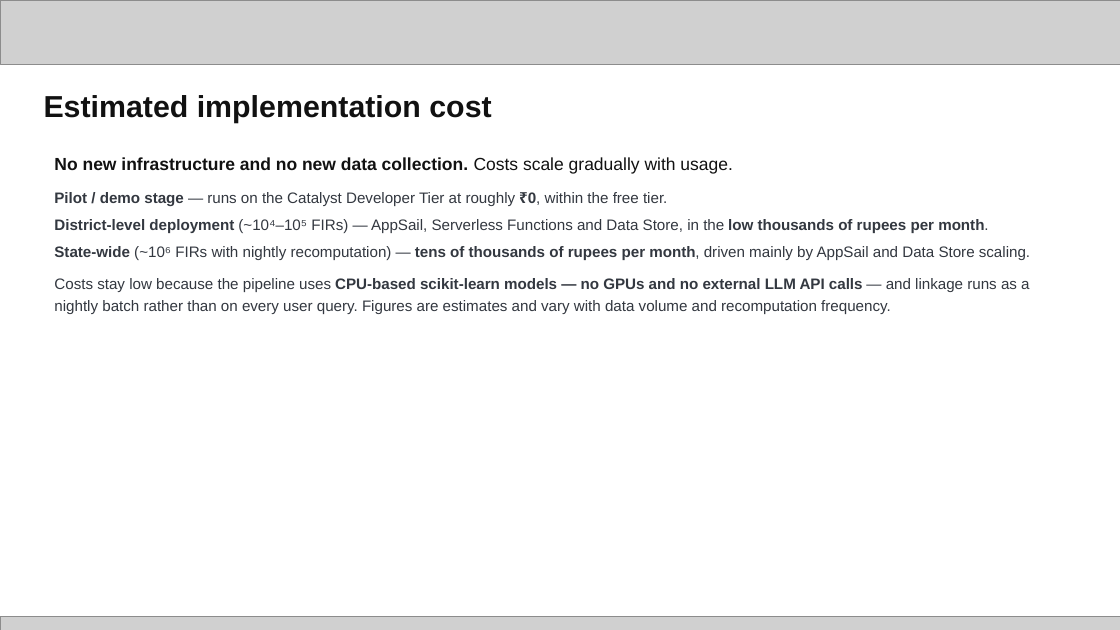
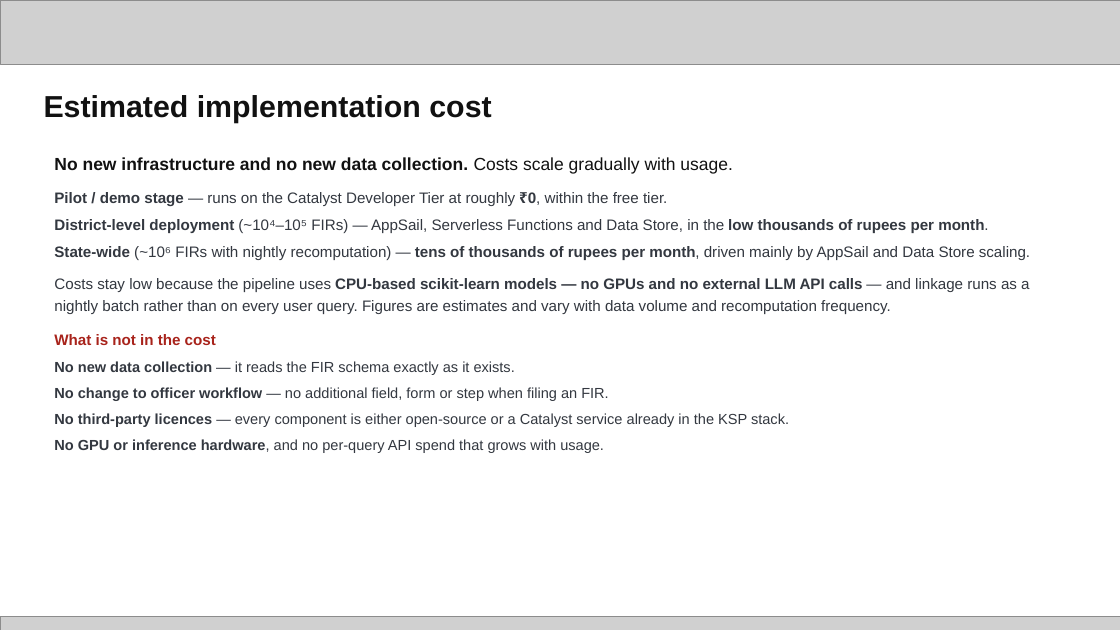
Before and after one commit to whysush/drishti-crimelink, a slide deck: slide 10 of docs/submission/Drishti_KSP_Datathon_2026_Prototype_Submission.pptx. Drawn at 1120x630 pixels with LibreOffice and Linux fonts; fonts in the diff are those of the drawing; grey boxes stand for pictures. Boxes give left, top, right and bottom in pixels: in the first picture for what was removed or moved away, otherwise in the second. Text is boxed around its words. In the diff, an @@ line names an element or a change of style, - is before the commit and + after.

```diff
--- a/docs/submission/Drishti_KSP_Datathon_2026_Prototype_Submission.pptx
+++ b/docs/submission/Drishti_KSP_Datathon_2026_Prototype_Submission.pptx
@@ text at box(54, 334, 789, 453): paragraphs added @@
+What is not in the cost
+No new data collection — it reads the FIR schema exactly as it exists.
+No change to officer workflow — no additional field, form or step when filing an FIR.
+No third-party licences — every component is either open-source or a Catalyst service already in the KSP stack.
+No GPU or inference hardware, and no per-query API spend that grows with usage.
```
Also in this commit, not shown: 3 other slides changed, 1 slide added, 1 slide removed, 2 other files.
